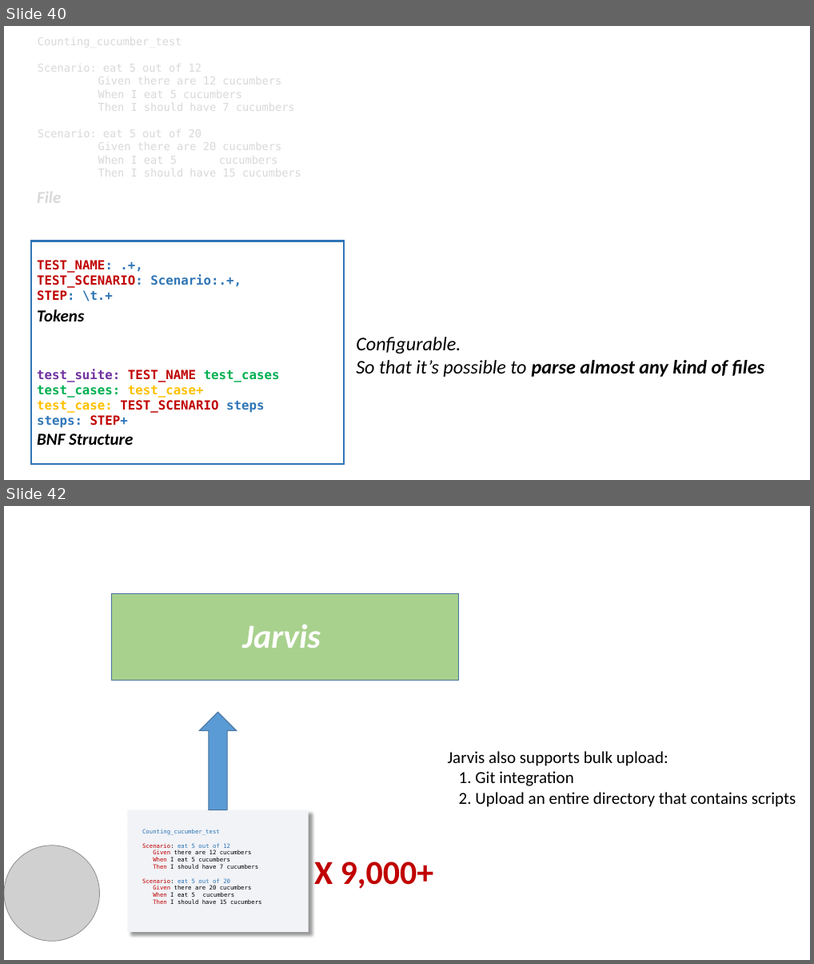
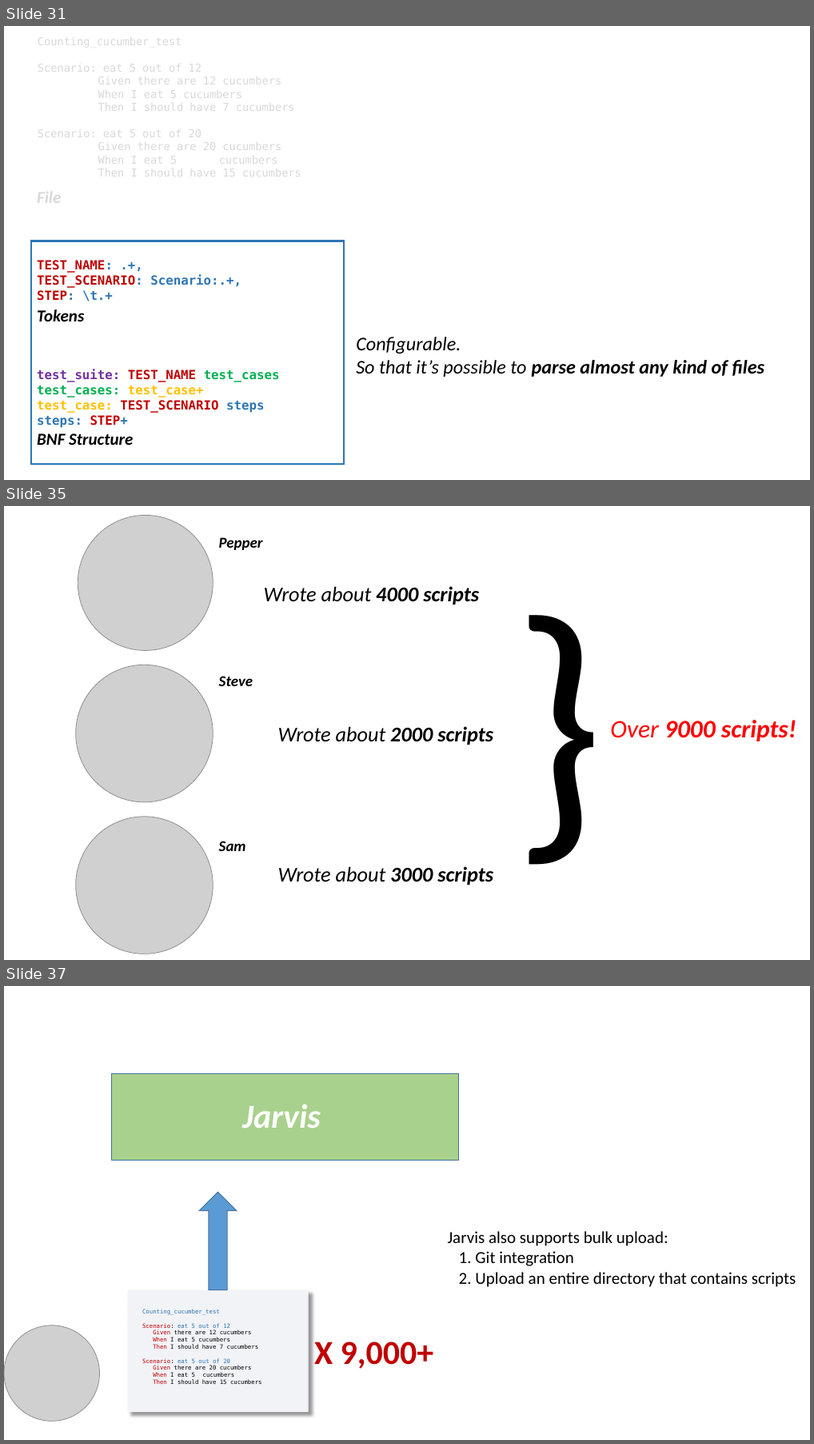
Before and after one commit to FronTexas/Summer2016, a slide deck: matrix_presentation .pptx. Shown one above the other, each under a label of ours: slides 40 and 42 before the commit, slides 31, 35 and 37 after it; the slides between them are not shown. The pictures are 814x964 and 814x1444 pixels, drawn with LibreOffice and Linux fonts; fonts in the diff are those of the drawing; grey boxes stand for pictures. Boxes give left, top, right and bottom in pixels: in the first picture for what was removed or moved away, otherwise in the second. Text is boxed around its words. In the diff, an @@ line names an element or a change of style, - is before the commit and + after.

```diff
--- a/matrix_presentation .pptx
+++ b/matrix_presentation .pptx
@@ slide 35 added at [4, 506, 810, 960], background #FFFFFF @@
@@ picture added at [78, 515, 214, 651] @@
@@ text added at [219, 537, 263, 550], 18 pt, text #000000, bold, italic @@
+Pepper
@@ text added at [507, 532, 642, 889], 345 pt, text #000000 @@
+}
@@ text added at [264, 586, 479, 604], 25 pt, text #000000, bold, italic @@
+Wrote about 4000 scripts
@@ picture added at [76, 664, 214, 802] @@
@@ text added at [219, 676, 253, 686], 18 pt, text #000000, bold, italic @@
+Steve
@@ text added at [610, 720, 797, 741], 30 pt, text #FF0000, bold, italic @@
+Over 9000 scripts!
@@ text added at [278, 726, 494, 744], 25 pt, text #000000, bold, italic @@
+Wrote about 2000 scripts
@@ picture added at [76, 816, 214, 954] @@
@@ text added at [219, 840, 246, 851], 18 pt, text #000000, bold, italic @@
+Sam
@@ text added at [278, 866, 494, 884], 25 pt, text #000000, bold, italic @@
+Wrote about 3000 scripts
@@ what was slide 40 is now slide 31 @@
@@ what was slide 42 is now slide 37 @@
```
Also in this commit, not shown: 4 other slides added, 10 slides removed, 2 other files.
